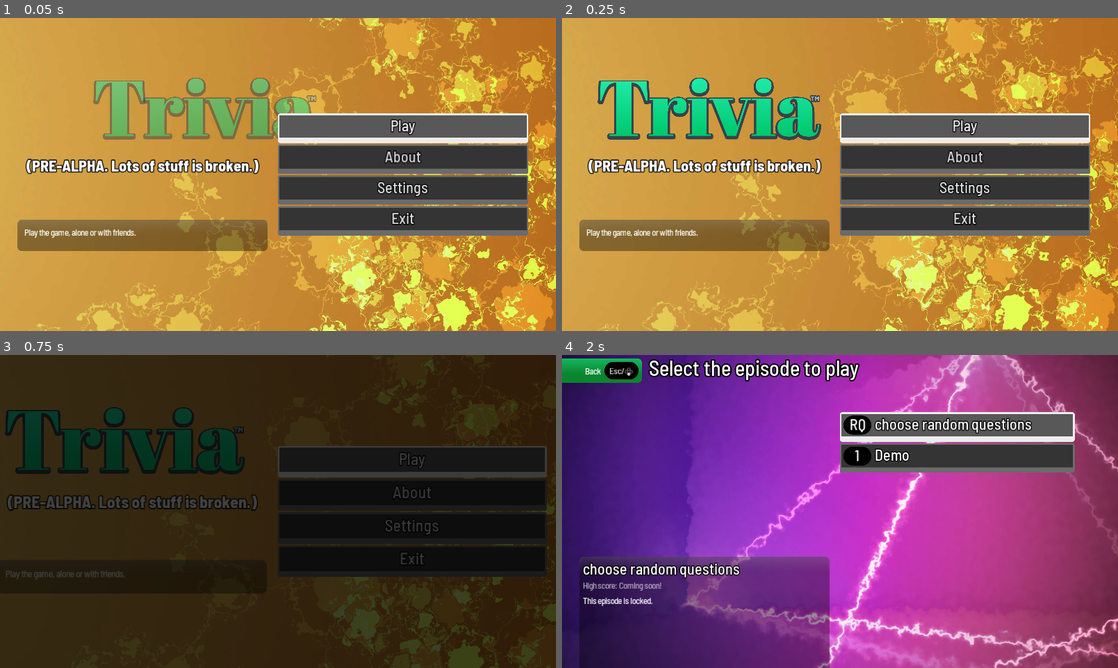
Above: before the commit, frames 1-4 (two rows, left to right).
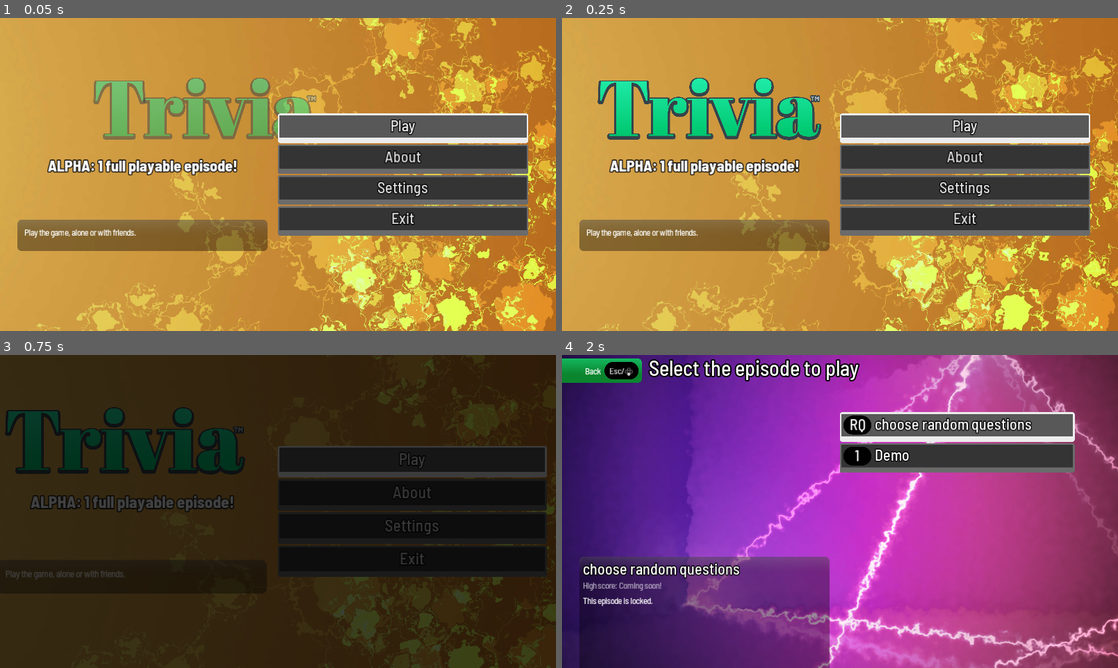
Above: after the commit, the same moments.

Repository: JapanYoshi/salty
Game: Godot game, scene res://Title.tscn
Two runs of this game, one before a commit and one after it. Both use one fixed random seed, a clock stepped at 60 frames per second and the inputs below. Sound files missing from this copy of the repository are replaced by a short silence.
Inputs (mouse positions are in pixels of both pictures, inside the frame that each line leads up to):
- Up to frame 1 (0.05 s): no input
- Up to frame 2 (0.25 s): no input
- Up to frame 3 (0.75 s): click "Play" at 0.5 s
- Up to frame 4 (2 s): tap Enter (ui_accept) at 1.25, 1.52 s; move the mouse to (962, 495) at 1.27 s; hold Right (ui_right) from 1.28 s (still down); hold U (signup2) from 1.28 s (still down); click (962, 495) at 1.42 s

The runs differ from the first frame. In frame 1, 1.4% of the frame differs, in the area x 4-47%, y 44-51%; in frame 2, 1.4%; in frame 3, 1.1%; in frame 4, nothing differs.

Commit message:
first full episode

Diff:
--- a/Title.tscn
+++ b/Title.tscn
@@ -102,7 +102,7 @@
 margin_right = 608.0
 margin_bottom = 411.0
 custom_fonts/font = ExtResource( 4 )
-text = "(PRE-ALPHA. Lots of stuff is broken.)"
+text = "ALPHA: 1 full playable episode!"
 align = 1
 __meta__ = {
 "_edit_use_anchors_": false
--- a/ep/demo/demo.json
+++ b/ep/demo/demo.json
@@ -66,19 +66,19 @@
     }
   },
   "question_id": [
-    "n001",
-    "n002",
+    "n003",
+    "n004",
     "s001",
-    "n003",
+    "n005",
+    "c001",
+    "n006",
+
+    "n007",
     "g001",
-    "r001",
-
-    "c001",
-    "s002",
+    "n008",
+    "n009",
     "t001",
-    "",
-    "",
-    "",
+    "n010",
 
     "l001"
   ]
